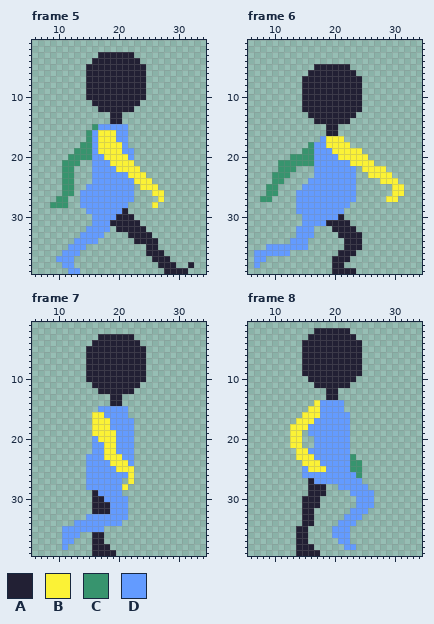
A animated GIF sprite gets an edit: animated-character-walk-cycle/walk-cycle-sm.gif. The picture above was drawn from the file before the commit.
The file is 40x40 pixels, 8 frames. Shown: frame 5: x 6..34, y 1..39; frame 6: x 6..34, y 1..39; frame 7: x 6..34, y 1..39; frame 8: x 6..34, y 1..39. The commit also changed other frames, which this record leaves out.
Palette (. is transparent): A #222034  B #fbf236  C #37946e  D #639bff
The same view after the edit:
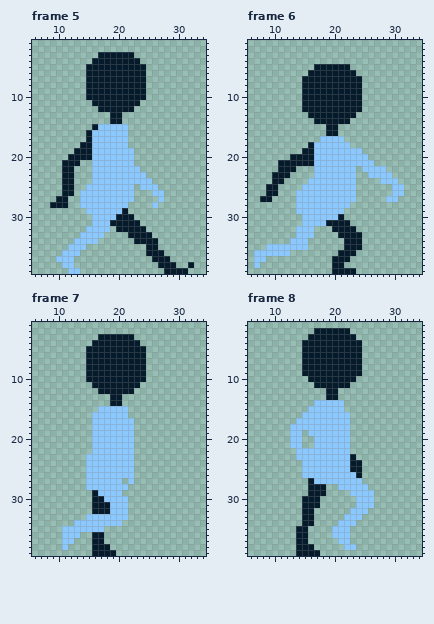
Edits made:
colour A: #222034 -> #051b2c
colour D: #639bff -> #8bc8fe
Frame 5:
y 15: x 16 C -> A
y 16..17: x 15 C -> A; x 17..19 BBB -> DDD
y 18: x 14..15 CC -> AA; x 17..20 BBBB -> DDDD
y 19: x 13..15 CCC -> AAA; x 17..20 BBBB -> DDDD
y 20: x 12..15 CCCC -> AAAA; x 18..21 BBBB -> DDDD
y 21: x 11..13 CCC -> AAA; x 19..22 BBBB -> DDDD
y 22: x 11..12 CC -> AA; x 20..23 BBBB -> DDDD
y 23: x 11..12 CC -> AA; x 22..24 BBB -> DDD
y 24: x 11..12 CC -> AA; x 23..25 BBB -> DDD
y 25: x 11..12 CC -> AA; x 24..26 BBB -> DDD
y 26: x 11..12 CC -> AA; x 26..27 BB -> DD
y 27: x 10..11 CC -> AA; x 27 B -> D
y 28: x 9..11 CCC -> AAA; x 26 B -> D
Frame 6:
y 17: x 19..21 BBB -> DDD
y 18: x 16 C -> A; x 19..22 BBBB -> DDDD
y 19: x 15..16 CC -> AA; x 20..24 BBBBB -> DDDDD
y 20: x 13..16 CCCC -> AAAA; x 21..25 BBBBB -> DDDDD
y 21: x 11..16 CCCCCC -> AAAAAA; x 23..26 BBBB -> DDDD
y 22: x 11..13 CCC -> AAA; x 25..28 BBBB -> DDDD
y 23: x 10..12 CCC -> AAA; x 26..29 BBBB -> DDDD
y 24: x 10..11 CC -> AA; x 28..30 BBB -> DDD
y 25..26: x 9..10 CC -> AA; x 30..31 BB -> DD
y 27: x 8..9 CC -> AA; x 29..30 BB -> DD
Frame 7:
y 16: x 16..17 BB -> DD
y 17..18: x 16..18 BBB -> DDD
y 19: x 16..19 BBBB -> DDDD
y 20: x 17..19 BBB -> DDD
y 21..22: x 18..19 BB -> DD
y 23: x 18..20 BBB -> DDD
y 24: x 19..21 BBB -> DDD
y 25: x 20..22 BBB -> DDD
y 26..27: x 22 B -> D
y 28: x 21 B -> D
Frame 8:
y 14: x 17 B -> D
y 15: x 16..17 BB -> DD
y 16: x 15..17 BBB -> DDD
y 17: x 14..16 BBB -> DDD
y 18: x 13..15 BBB -> DDD
y 19..21: x 13..14 BB -> DD
y 22: x 14..15 BB -> DD
y 23: x 14..16 BBB -> DDD; x 23 C -> A
y 24: x 15..17 BBB -> DDD; x 23..24 CC -> AA
y 25: x 16..18 BBB -> DDD; x 23..24 CC -> AA
y 26: x 24 C -> A
Changed places in both pictures, as pixel boxes (x1, y1, x2, y2):
changed: (50, 52, 194, 274)
changed: (254, 64, 404, 274)
changed: (62, 334, 146, 556)
changed: (290, 328, 374, 556)
